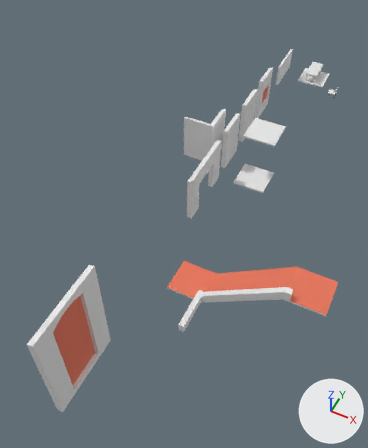
What one commit did to the Blender file Source/cleaner ps1.blend.
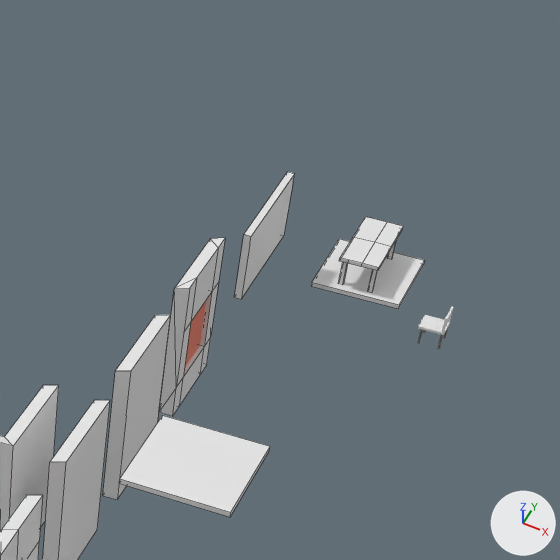
There are two pictures of each version: one whole from a 50 mm camera at (6.76, -24.52, 22.42) aimed at (-2.17, -6.65, 0.09), one close up on the part from 57% to 100% of the width and 0% to 35% of the height. Arrows for +X, +Y and +Z are at lower right; the lights stay in place. The first two pictures are the older version. The close-ups show mesh edges as thin lines.

Names of what the first close-up shows: 'blackboard', 'ceiling', 'door', 'door_big', 'floor.001', 'table', 'wall', 'wall_corner', 'windows' and 1 more.
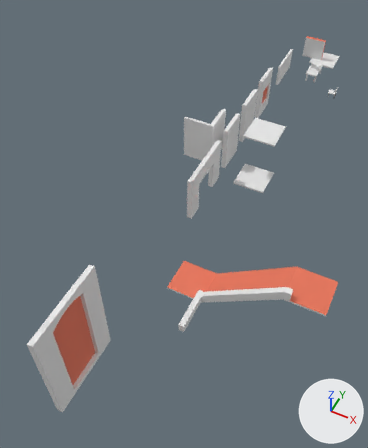
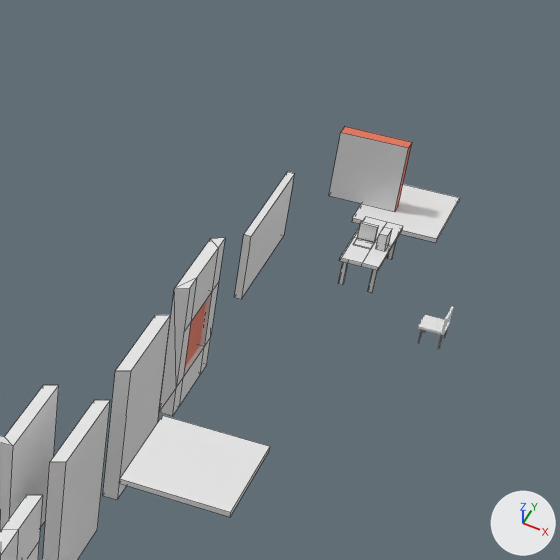
What changed in the scene script:
```text
Add me_cube_008:
    me_cube_008.from_pydata(...)  # a box spanning x -0.403..-0.003, y -0.01..0.06, z -0.002..0.378; a box spanning x -0.403..-0.003, y -0.305..-0.055, z -0.002..0.028; a box spanning x 0.097..0.297, y -0.245..0.075, z -0.002..0.378
Add me_cube_006:
    me_cube_006.from_pydata([(-0.8, 0.0, 0.0), (-0.8, 0.0, 1.6), (0.8, 0.0, 0.0), (0.8, 0.0, 1.6), (-0.8, -0.3, 0.0), (-0.8, -0.3, 1.6), (0.8, -0.3, 0.0), (0.8, -0.3, 1.6)], [], [(0, 1, 3, 2), (2, 3, 7, 6), (6, 7, 5, 4), (4, 5, 1, 0), (2, 6, 4, 0), (7, 3, 1, 5)])
    for i in [0, 1, 3, 4, 5]: me_cube_006.polygons[i].material_index = 1
    me_cube_006.materials.append(mat_main)  # white #e7e7e7
    me_cube_006.materials.append(mat_secondary)  # red #e77458
Change ob_floor_001:
    ob_floor_001.location: (0.0, 12.0, 0.0) -> (0.0, 15.0, 0.0)
Add ob_computer:
    ob_computer = bpy.data.objects.new('computer', me_cube_008)
    ob_computer.location = (0.0, 12.0, 0.72)
Add ob_bookshelf:
    ob_bookshelf = bpy.data.objects.new('bookshelf', me_cube_006)
    ob_bookshelf.location = (-1.0, 15.0, 0.0)
```

Boxes (x1, y1, x2, y2) around the edits, measured in the close-ups (560 x 560 px):
'floor.001', moved: before (311, 239, 425, 309); after (352, 184, 460, 243)
'bookshelf', added: after (329, 126, 412, 212)
    faces in mat_main (white #e7e7e7): (329, 132, 408, 212)
    faces in mat_secondary (red #e77458): (341, 126, 412, 210)
'computer', added: after (353, 221, 392, 251)
